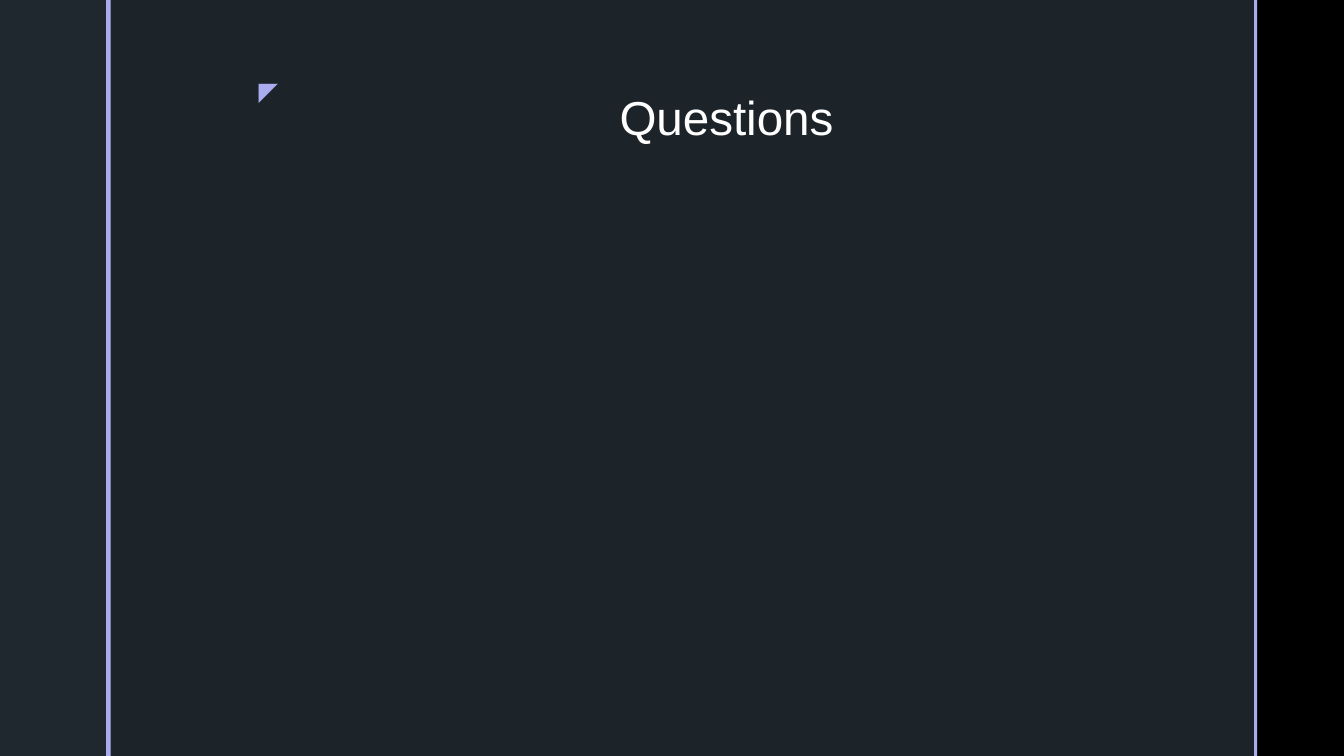
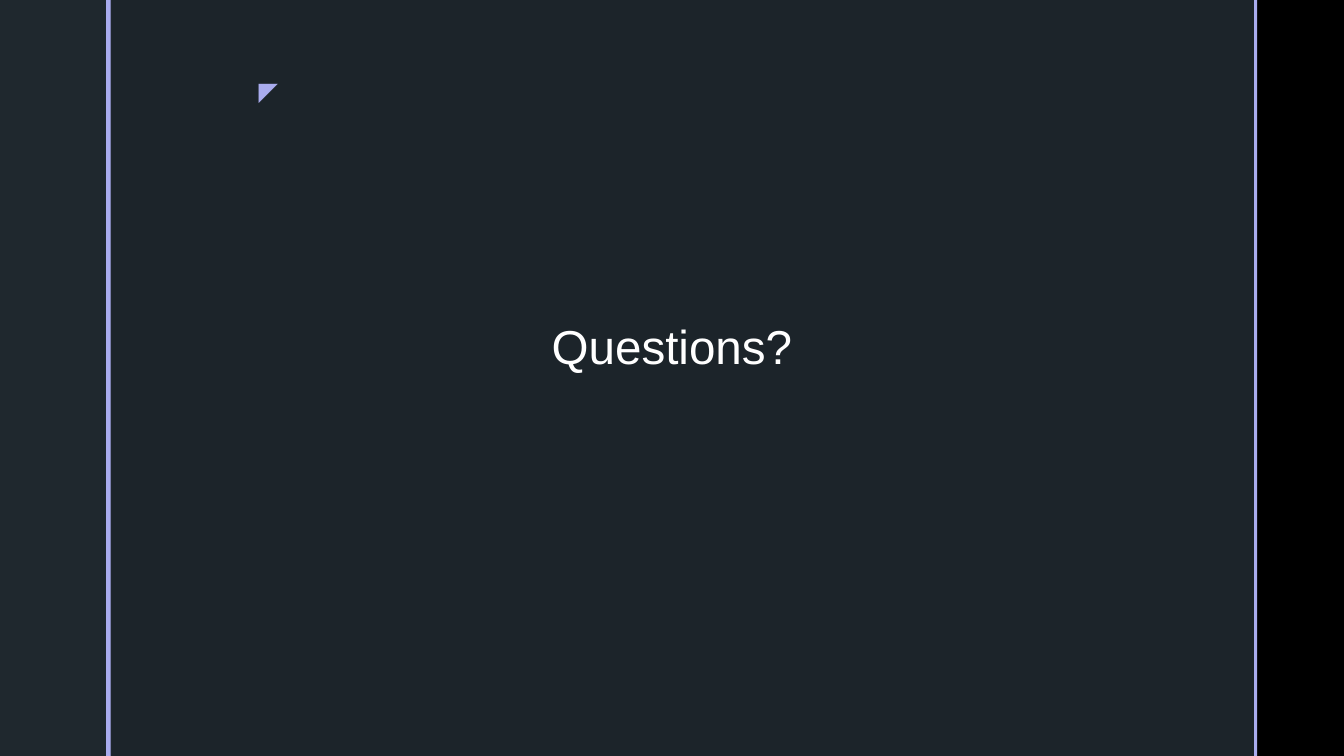
Before and after one commit to inkosi-codes/Covid-19-and-Low-Income-Communities, a slide deck: slide 12 of docs/Presentation/Power-Point.pptx. Drawn at 1344x756 pixels with LibreOffice and Linux fonts; fonts in the diff are those of the drawing; background and template pictures are left out. Boxes give left, top, right and bottom in pixels: in the first picture for what was removed or moved away, otherwise in the second. Text is boxed around its words. In the diff, an @@ line names an element or a change of style, - is before the commit and + after.

```diff
--- a/docs/Presentation/Power-Point.pptx
+++ b/docs/Presentation/Power-Point.pptx
@@ title at box(552, 329, 792, 373): text changed @@
-Questions
+Questions?
```
Also in this commit, not shown: 2 other slides changed, 3 slides added, 3 slides removed, 3 other files.
